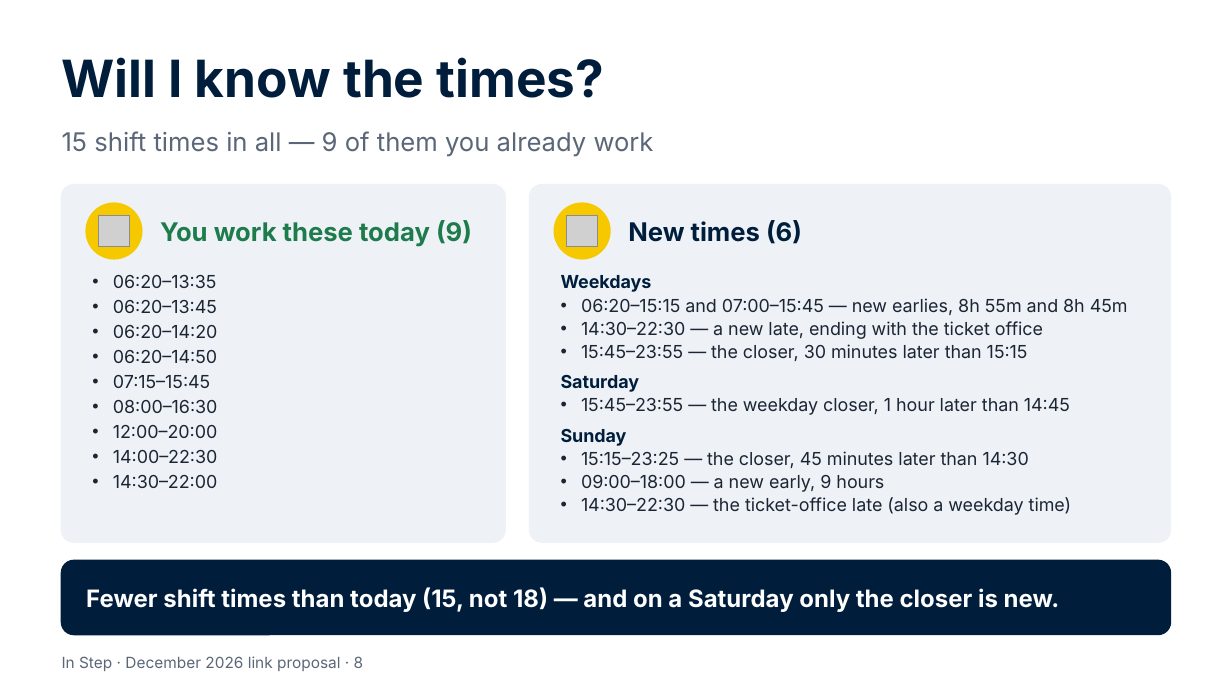
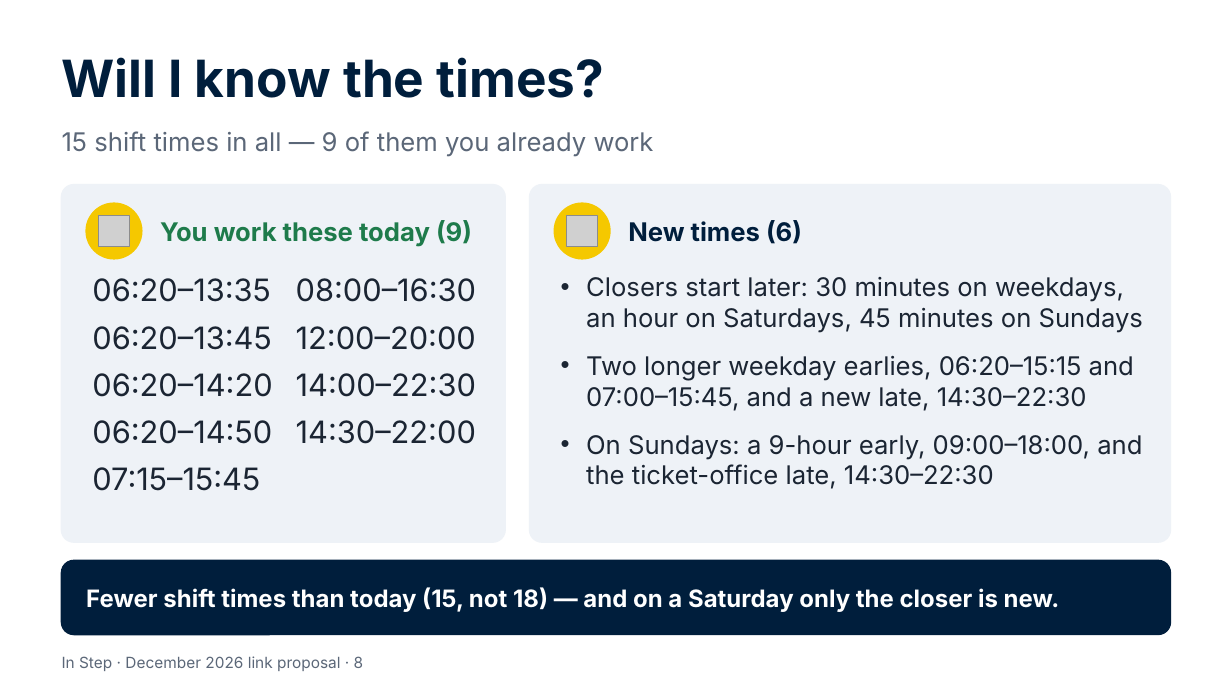
Before and after one commit to Garethdavidmiller/roster-app, a slide deck: slide 8 of docs/links-26/presentations/In-Step-for-colleagues.pptx. Drawn at 1232x693 pixels with LibreOffice and Linux fonts; fonts in the diff are those of the drawing; grey boxes stand for pictures. Boxes give left, top, right and bottom in pixels: in the first picture for what was removed or moved away, otherwise in the second. Text is boxed around its words. In the diff, an @@ line names an element or a change of style, - is before the commit and + after.

```diff
--- a/docs/links-26/presentations/In-Step-for-colleagues.pptx
+++ b/docs/links-26/presentations/In-Step-for-colleagues.pptx
@@ text "06:20–13:35" at box(92, 278, 272, 491): size 10.5 to 18 pt; bullet • to none; more space between paragraphs @@
@@ text added at box(296, 278, 476, 444), 18 pt, text #1B2533 @@
+08:00–16:30
+12:00–20:00
+14:00–22:30
+14:30–22:00
@@ text at box(586, 277, 1143, 489): text changed; size 10.5 to 15 pt @@
-Weekdays
-• 06:20–15:15 and 07:00–15:45 — new earlies, 8h 55m and 8h 45m
-• 14:30–22:30 — a new late, ending with the ticket office
-• 15:45–23:55 — the closer, 30 minutes later than 15:15
-Saturday
-• 15:45–23:55 — the weekday closer, 1 hour later than 14:45
-Sunday
-• 15:15–23:25 — the closer, 45 minutes later than 14:30
-• 09:00–18:00 — a new early, 9 hours
-• 14:30–22:30 — the ticket-office late (also a weekday time)
+• Closers start later: 30 minutes on weekdays, an hour on Saturdays, 45 minutes on Sundays
+• Two longer weekday earlies, 06:20–15:15 and 07:00–15:45, and a new late, 14:30–22:30
+• On Sundays: a 9-hour early, 09:00–18:00, and the ticket-office late, 14:30–22:30
@@ text at box(113, 400, 218, 488): paragraphs removed @@
-• 08:00–16:30
-• 12:00–20:00
-• 14:00–22:30
-• 14:30–22:00
```
Also in this commit, not shown: 5 other slides changed, 35 other files.
